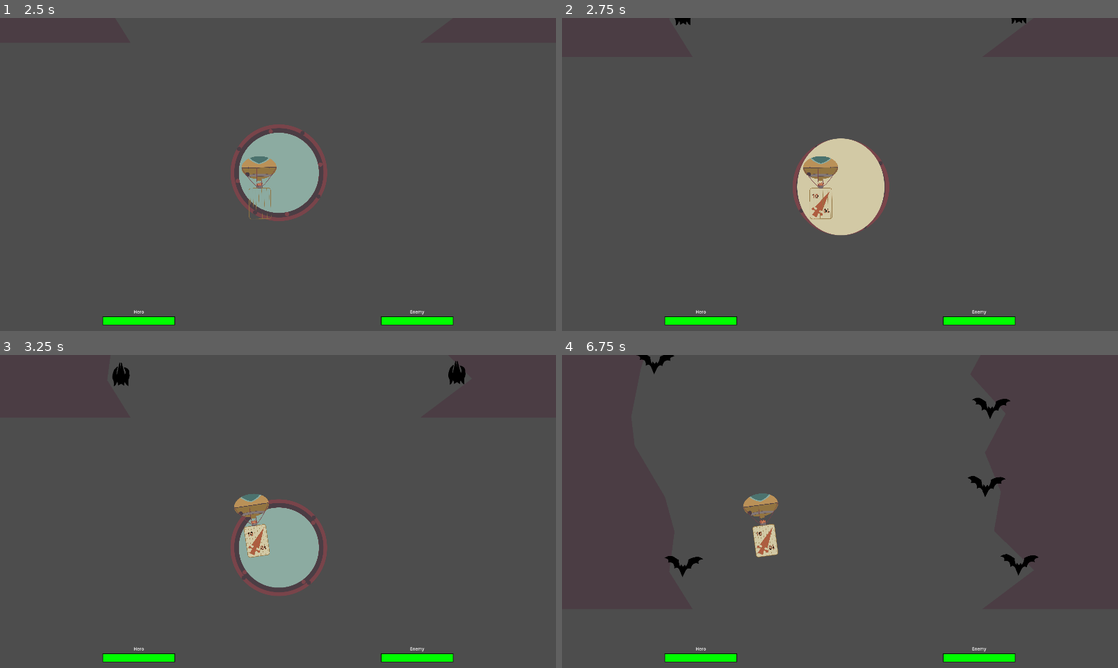
Above: before the commit, frames 1-4 (two rows, left to right).
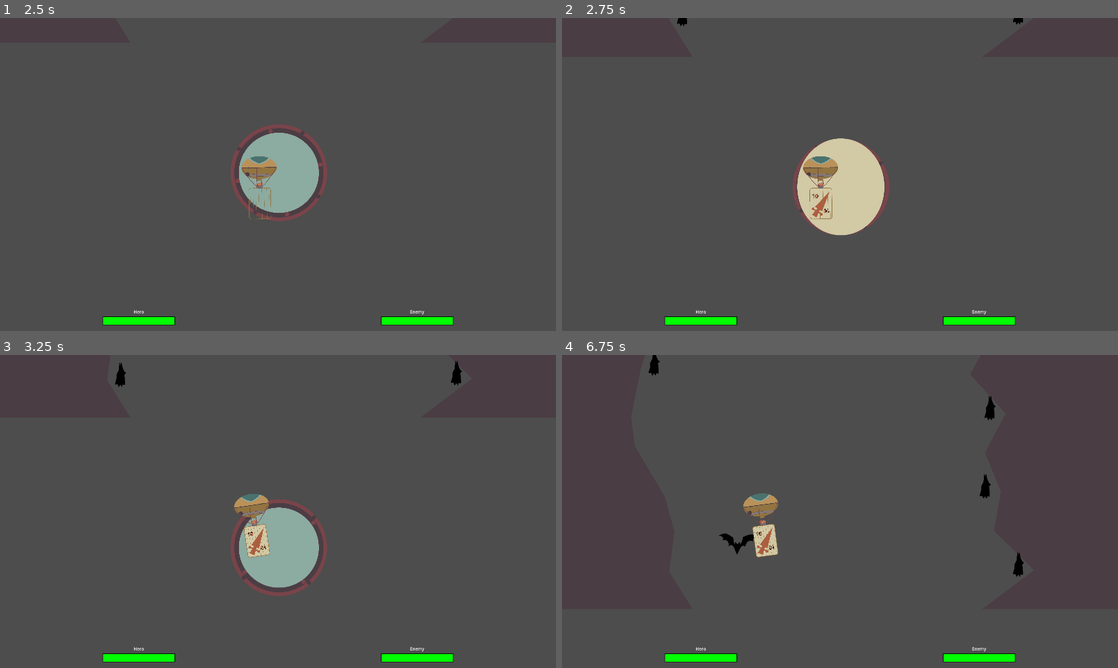
Above: after the commit, the same moments.

Repository: panorb/ludum-dare-53
Game: Godot game, scene res://world.tscn
Same seed, same stepped clock (60 frames per second), same inputs: the game is played once before the commit and once after it.
Inputs (mouse positions are in pixels of both pictures, inside the frame that each line leads up to):
- Up to frame 1 (2.5 s): click "Start Game" at 0.5 s; tap Enter (ui_accept) at 1.25, 1.52, 2.27 s; move the mouse to (400, 158) at 1.27 s; press the mouse at (400, 158) at 1.28 s; move the mouse to (166, 190) at 2.02 s; release the mouse at (166, 190) at 2.03 s; click (166, 190) at 2.1 s
- Up to frame 2 (2.75 s): no input
- Up to frame 3 (3.25 s): move the mouse to (333, 442) at 2.77 s; press the mouse at (333, 442) at 2.78 s
- Up to frame 4 (6.75 s): move the mouse to (812, 574) at 3.52 s; release the mouse at (812, 574) at 3.53 s; click (812, 574) at 3.6 s; tap Enter (ui_accept) at 3.77, 4.52, 5.27 s; move the mouse to (1006, 558) at 4.27 s; press the mouse at (1006, 558) at 4.28 s; move the mouse to (673, 464) at 5.02 s; release the mouse at (673, 464) at 5.03 s; click (673, 464) at 5.1 s; move the mouse to (867, 511) at 5.77 s; press the mouse at (867, 511) at 5.78 s; move the mouse to (756, 433) at 6.52 s; release the mouse at (756, 433) at 6.53 s; click (756, 433) at 6.6 s

Frame 1 is identical in both runs. In frame 2, less than 0.1% of the frame differs, in the area x 20-84%, y 0-3%; in frame 3, 0.2%; in frame 4, 0.9%, in the area x 13-86%, y 0-71%.

Commit message:
Progress

Diff:
--- a/godot/autoloads/globals.gd
+++ b/godot/autoloads/globals.gd
@@ -1,6 +1,6 @@
 extends Node
 
-const MAX_CAVE_ITERATIONS = 2
+const MAX_CAVE_ITERATIONS = 8
 
 const CAVE_SPEED = 12
 const BALLOON_SPEED = 10
--- a/godot/game/balloon/balloon.gd
+++ b/godot/game/balloon/balloon.gd
@@ -105,6 +105,8 @@
 	for child in cage_center.get_children():
 		child.queue_free()
 
+	containing_card = null
+
 func take_damage(damage: int, damage_source: Node2D):
 	print_debug("Take dammage: %s" % damage)
 	if invincible_timer.time_left > 0:
--- a/godot/game/cave/obstacles/bat/bat.gd
+++ b/godot/game/cave/obstacles/bat/bat.gd
@@ -4,7 +4,7 @@
 @onready var hit_area : Area2D = $HitArea
 var current_state_name := "Asleep"
 
-const MOVEMENT_SPEED = 140
+const MOVEMENT_SPEED = 340
 var movement_direction = Vector2(0, 0)
 
 func  _ready():
--- a/godot/game/cave/obstacles/bat/bat.tscn
+++ b/godot/game/cave/obstacles/bat/bat.tscn
@@ -54,7 +54,7 @@
 }]
 
 [sub_resource type="CircleShape2D" id="CircleShape2D_3o0vo"]
-radius = 500.0
+radius = 750.0
 
 [sub_resource type="CapsuleShape2D" id="CapsuleShape2D_yjysw"]
 radius = 20.0
--- a/godot/game/cave/obstacles/bat/states/alert.gd
+++ b/godot/game/cave/obstacles/bat/states/alert.gd
@@ -9,7 +9,7 @@
 func begin():
 	sprite.play("alert")
 	mark_movement_update(Vector2(0,0))
-	get_tree().create_timer(3.0).timeout.connect(self._on_timeout)
+	get_tree().create_timer(0.8).timeout.connect(self._on_timeout)
 
 func _on_timeout():
 	for body in detect_area.get_overlapping_bodies():
--- a/godot/game/cave/obstacles/bat/states/fly.gd
+++ b/godot/game/cave/obstacles/bat/states/fly.gd
@@ -5,7 +5,7 @@
 
 func begin():
 	sprite.play("fly")
-	get_tree().create_timer(1.5).timeout.connect(self._on_timeout)
+	get_tree().create_timer(2.0).timeout.connect(self._on_timeout)
 
 func _on_timeout():
 	for body in detect_area.get_overlapping_bodies():
--- a/godot/game/cave/obstacles/bat/states/hunt.gd
+++ b/godot/game/cave/obstacles/bat/states/hunt.gd
@@ -5,7 +5,7 @@
 
 func begin():
 	sprite.play("fly")
-	get_tree().create_timer(3.0).timeout.connect(self._on_timeout)
+	get_tree().create_timer(4.0).timeout.connect(self._on_timeout)
 
 func _on_timeout():
 	for body in detect_area.get_overlapping_bodies():
--- a/godot/game/cave_segment/cave_segment.tscn
+++ b/godot/game/cave_segment/cave_segment.tscn
@@ -3,6 +3,7 @@
 [ext_resource type="Script" path="res://game/cave_segment/cave_segment.gd" id="1_xxwvy"]
 
 [node name="CaveSegment" type="CharacterBody2D"]
+collision_layer = 0
 script = ExtResource("1_xxwvy")
 
 [node name="SegmentLeft" type="Polygon2D" parent="."]
